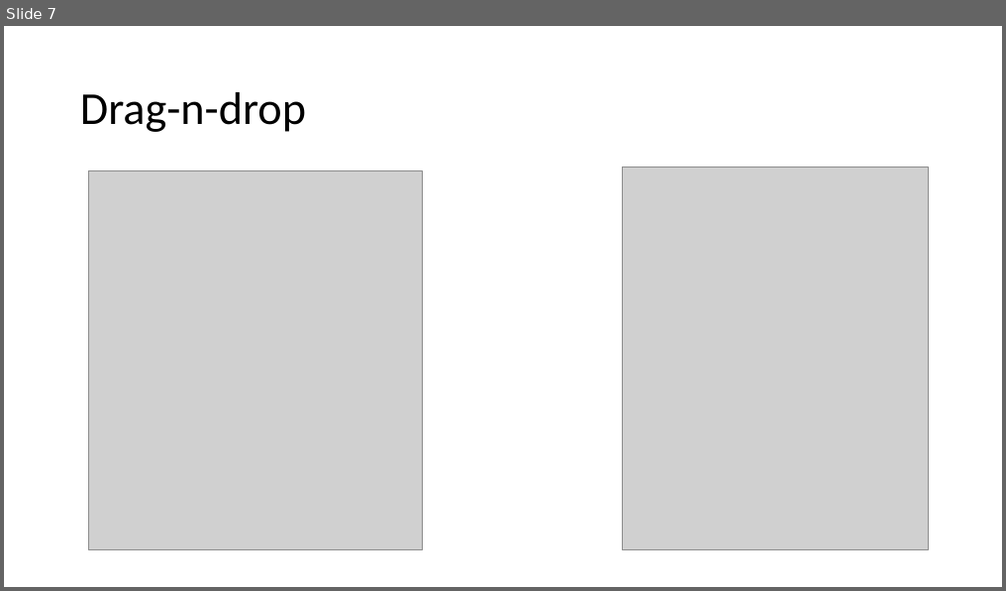
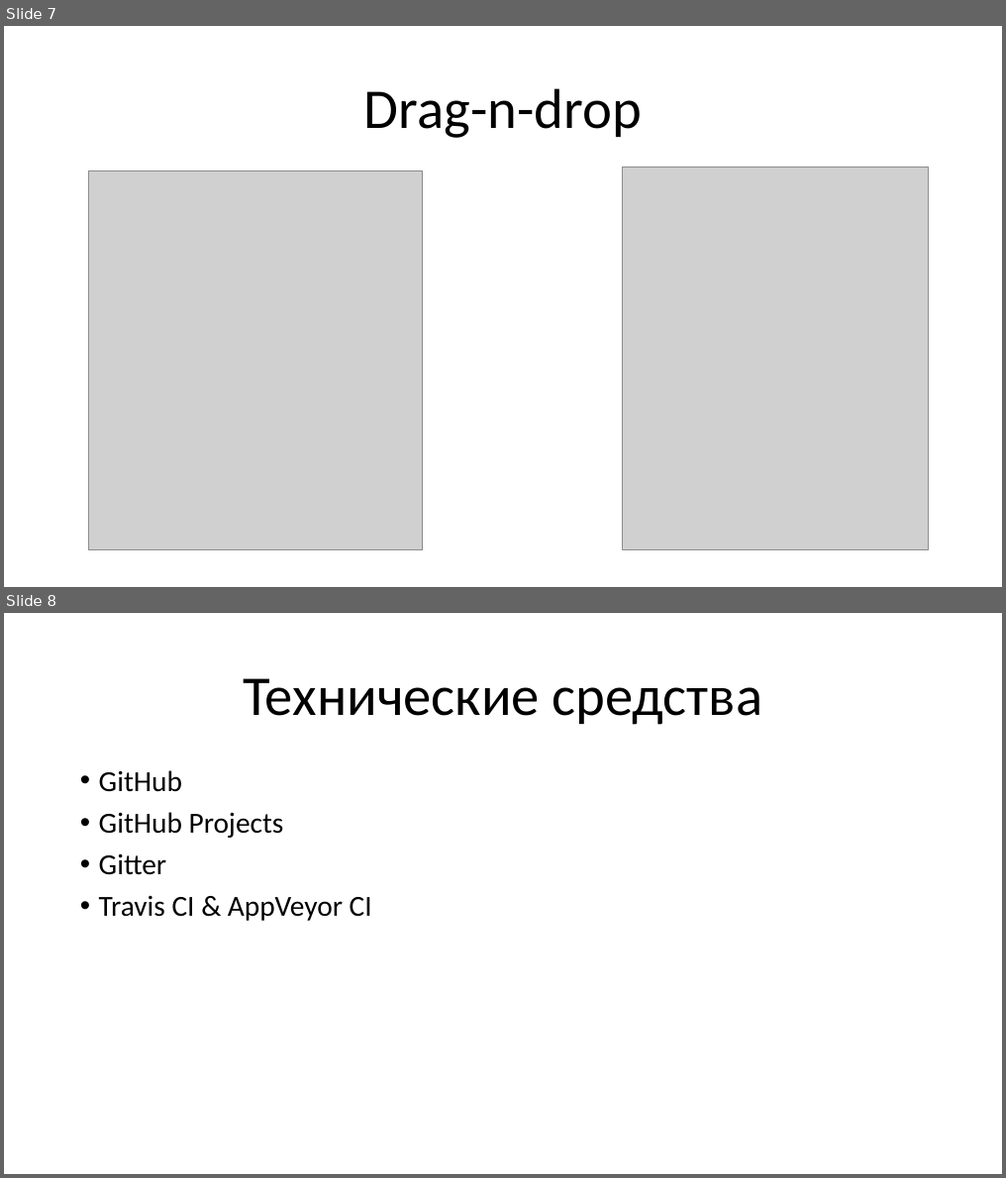
Before and after one commit to RexTremendaeMajestatis/Presentations, a slide deck: REAL.NET.pptx. Shown one above the other, each under a label of ours: slide 7 before the commit, slides 7 and 8 after it. The pictures are 1006x591 and 1006x1178 pixels, drawn with LibreOffice and Linux fonts; fonts in the diff are those of the drawing; grey boxes stand for pictures. Boxes give left, top, right and bottom in pixels: in the first picture for what was removed or moved away, otherwise in the second. Text is boxed around its words. In the diff, an @@ line names an element or a change of style, - is before the commit and + after.

```diff
--- a/REAL.NET.pptx
+++ b/REAL.NET.pptx
@@ slide 8 added at (4,613,1002,1174), background #FFFFFF @@
@@ title added at (243,678,762,725), 54 pt, text #000000 @@
+Технические средства
@@ text added at (99,770,372,921), 28 pt, text #000000 @@
+• GitHub
+• GitHub Projects
+• Gitter
+• Travis CI & AppVeyor CI
@@ slide 7 changed as well @@
@@ title "Drag-n-drop" at (364,88,642,138): size 44 to 54 pt; alignment left to centre @@
```
Also in this commit, not shown: 7 other slides changed.
